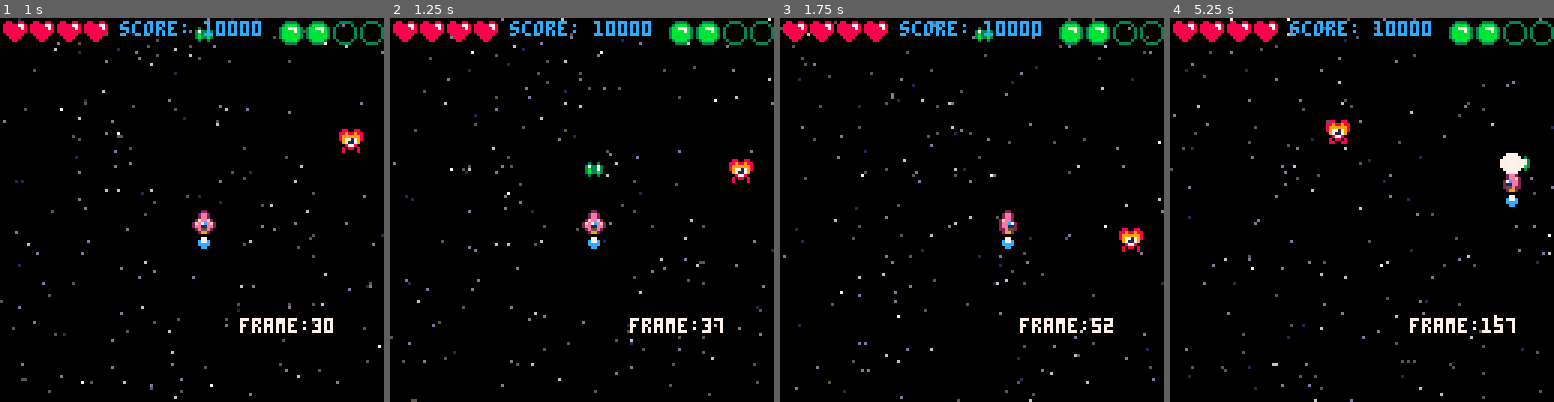
Above: before the commit, frames 1-4 (left to right).
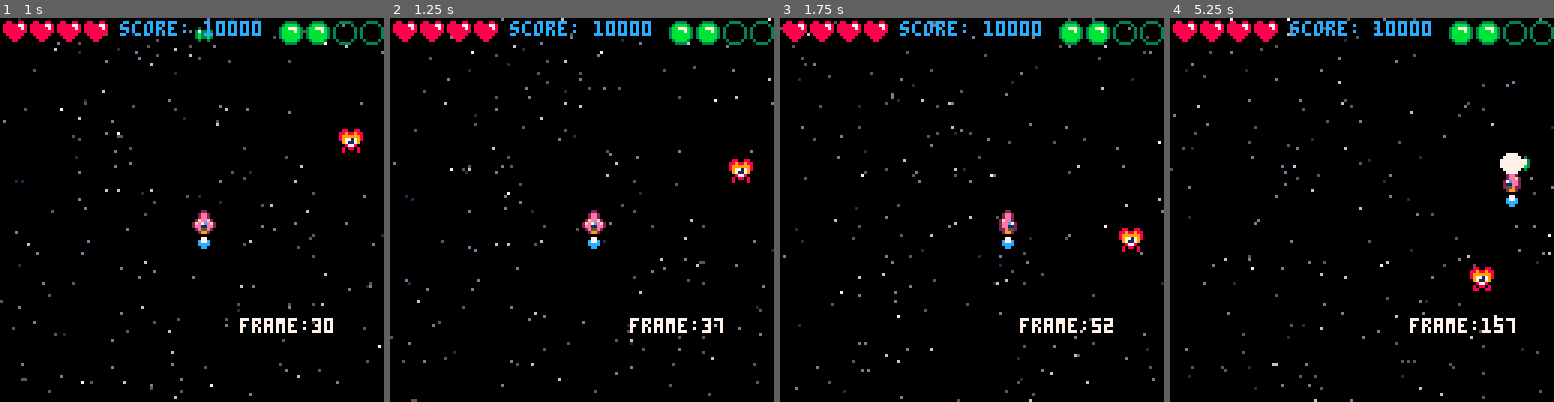
Above: after the commit, the same moments.

Repository: CalebmKopp/shmup-tutorial
Game: PICO-8 cartridge shmup.p8
The game is run twice, just before and just after one commit, with the same random seed, the same clock (stepped at 60 frames per second) and the same inputs.
Inputs:
- Up to frame 1 (1 s): tap X (X key) at 0.33 s; tap O (Z key) at 0.7 s
- Up to frame 2 (1.25 s): tap X (X key) at 1.07 s
- Up to frame 3 (1.75 s): hold Right from 1.6 s (still down); tap O (Z key) at 1.7 s
- Up to frame 4 (5.25 s): tap X (X key) every 1.12 s from 1.85 to 5.2 s; release Right at 2.1 s; tap O (Z key) every 0.4 s from 2.1 to 4.9 s; hold Up 2.15-2.42 s; hold Right 2.47-3.03 s; hold Left 3.08-3.58 s; hold Down 3.63-3.97 s; hold Right 4.02-4.68 s; hold Up 4.73-5.03 s; hold Left from 5.08 s (still down)

Frame 1 is identical in both runs. In frame 2, 0.1% of the frame differs, in the area x 50-56%, y 37-42%; in frame 3, 0.1%; in frame 4, 0.6%, in the area x 40-85%, y 26-72%.

Commit message:
setting bullet cooldown to 5 frames

Diff:
--- a/shmup.p8
+++ b/shmup.p8
@@ -61,6 +61,7 @@
 		x=ship.x,
 		y=ship.y+8
 	}
+	bultimer=0
 	muzzle=0
 	bullspd=3 --3.5 default
 
@@ -173,16 +174,20 @@
 end
 
 function shoot_bul(kind)
-	local newbul={
-		x=ship.x,
-		y=ship.y-1,
-		kind=kind,
-		step=1,
-		spr=24
-	}
-	add(buls, newbul)
-	sfx(1)
-	muzzle=4
+	if bultimer<= 0 then
+		local newbul={
+			x=ship.x,
+			y=ship.y-1,
+			kind=kind,
+			step=1,
+			spr=24
+		}
+		add(buls, newbul)
+		sfx(1)
+		muzzle=4
+		bultimer=5
+	end
+	bultimer-=1
 end
 
 function ani_single_bul(bul_ref)
@@ -278,7 +283,7 @@
 	end
 
 	--shoot
-	if btnp(5) then
+	if btn(5) then
 		shoot_bul("std")
 	end
 
Not shown, changed: ep13-doggie/readme.md
